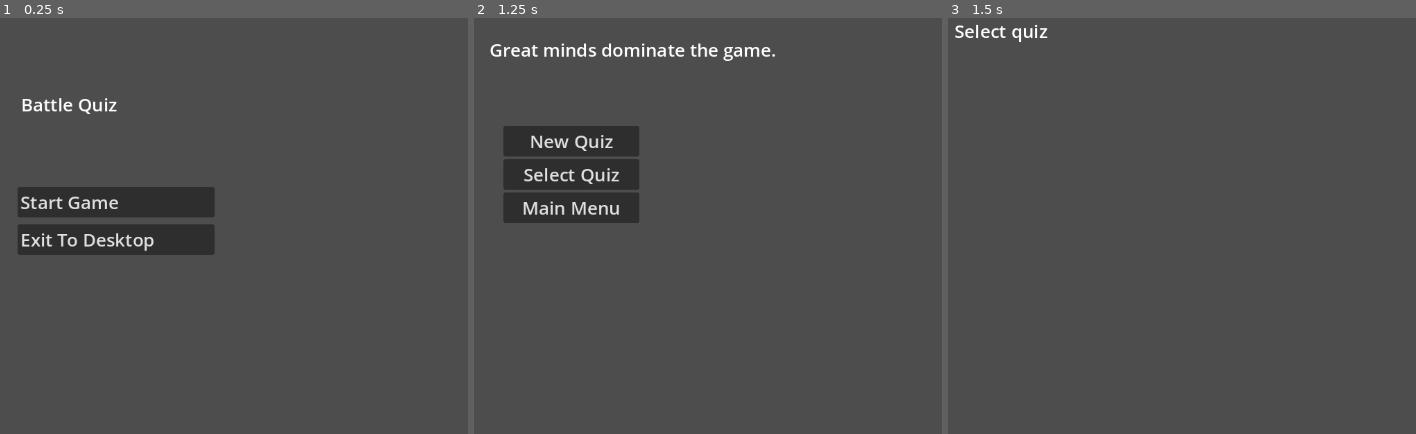
Above: before the commit, frames 1-3 (left to right).
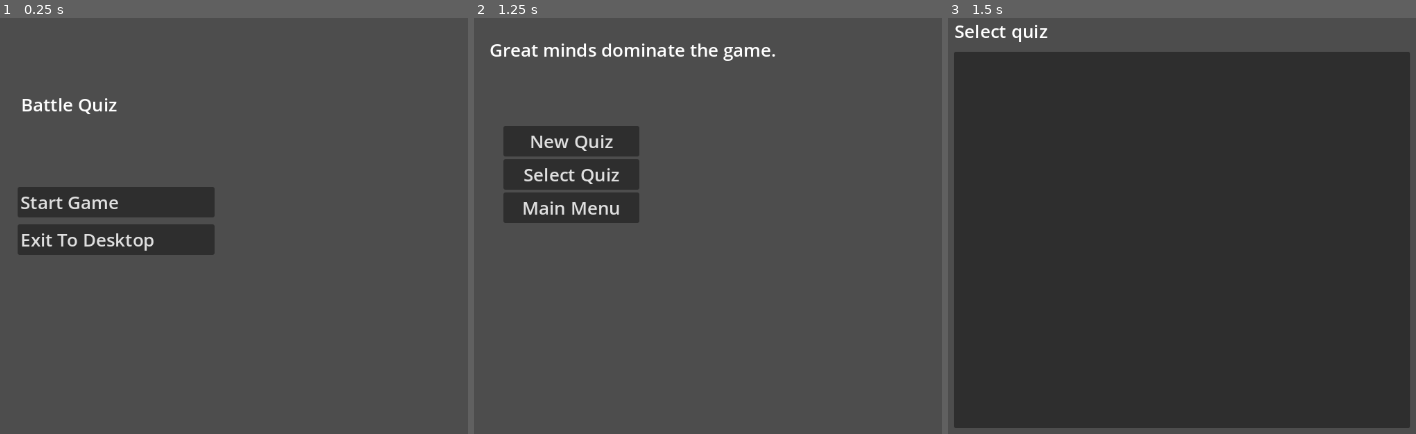
Above: after the commit, the same moments.

Repository: NwizuEmmanuel/battlequiz
Game: Godot game, scene res://home_scene.tscn
Same seed, same stepped clock (60 frames per second), same inputs: the game is played once before the commit and once after it.
Inputs:
- Up to frame 1 (0.25 s): no input
- Up to frame 2 (1.25 s): click "Start Game" at 0.5 s
- Up to frame 3 (1.5 s): click "Select Quiz" at 1.25 s

Frames 1-2 are identical in both runs. In frame 3, 88% of the frame differs, in the area x 1-99%, y 8-99%.

Commit message:
modified select quiz scene

Diff:
--- a/select_quiz_scene.gd
+++ b/select_quiz_scene.gd
@@ -1,12 +1,40 @@
 extends Control
 
+@onready var quiz_list: ItemList = $ItemList
 
+const QUIZ_FOLDER := "user://quizzes/"
 # Called when the node enters the scene tree for the first time.
 func _ready() -> void:
-	pass # Replace with function body.
+	# Ensure the folder exists
+	var dir = DirAccess.open("user://")
+	if not dir.dir_exists(QUIZ_FOLDER):
+		dir.make_dir(QUIZ_FOLDER)
+
+	# Load quiz
+	quiz_list.clear()
+	dir = DirAccess.open(QUIZ_FOLDER)
+	if dir:
+		dir.list_dir_begin()
+		var file_name = dir.get_next()
+		while file_name != "":
+			if not dir.current_is_dir() and file_name.ends_with(".json"):
+				# Display name without extension
+				var display_name = file_name.get_basename() # removes .json
+				quiz_list.add_item(display_name)
+				# Store the full name as metadata (for loading later)
+				quiz_list.set_item_metadata(quiz_list.item_count -1, file_name)
+			file_name = dir.get_next()
+		dir.list_dir_end()
+	else:
+		push_error("Failed to open quiz folder!")
 
 
 # Called every frame. 'delta' is the elapsed time since the previous frame.
 func _process(_delta: float) -> void:
 	if Input.is_action_pressed("go_to_main_menu"):
 		get_tree().change_scene_to_file("res://home_scene.tscn")
+
+
+func _on_item_list_item_selected(index: int) -> void:
+	var full_file_name = quiz_list.get_item_metadata(index)
+	print("Selected quiz file:", full_file_name)
--- a/select_quiz_scene.tscn
+++ b/select_quiz_scene.tscn
@@ -23,3 +23,18 @@
 theme_override_font_sizes/font_size = 26
 text = "Select quiz"
 metadata/_edit_use_anchors_ = true
+
+[node name="ItemList" type="ItemList" parent="."]
+layout_mode = 1
+anchors_preset = -1
+anchor_left = 0.03726389
+anchor_top = 0.1264568
+anchor_right = 0.60843056
+anchor_bottom = 0.964889
+offset_left = 0.071998596
+offset_top = 0.055999756
+offset_right = 0.08798218
+offset_bottom = -0.24801636
+metadata/_edit_use_anchors_ = true
+
+[connection signal="item_selected" from="ItemList" to="." method="_on_item_list_item_selected"]
